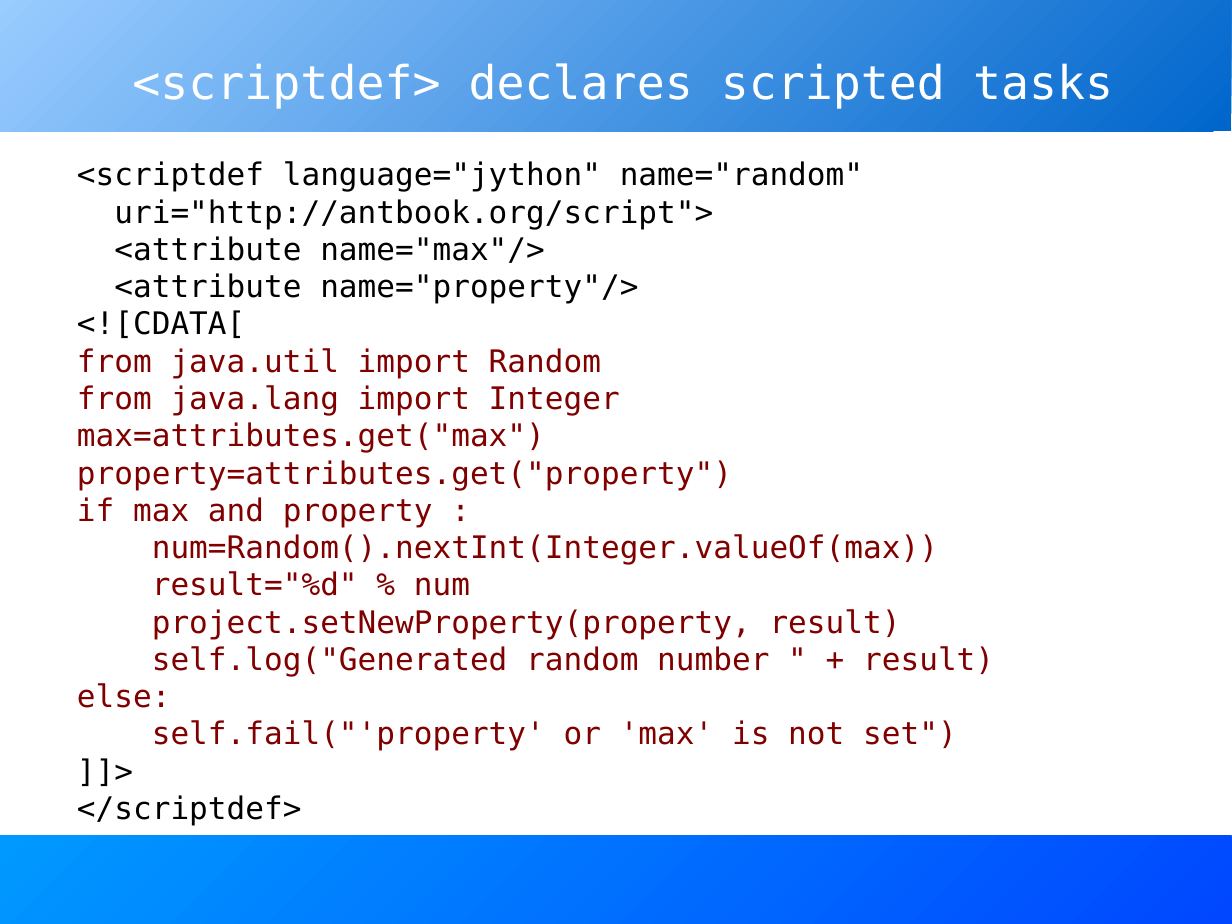
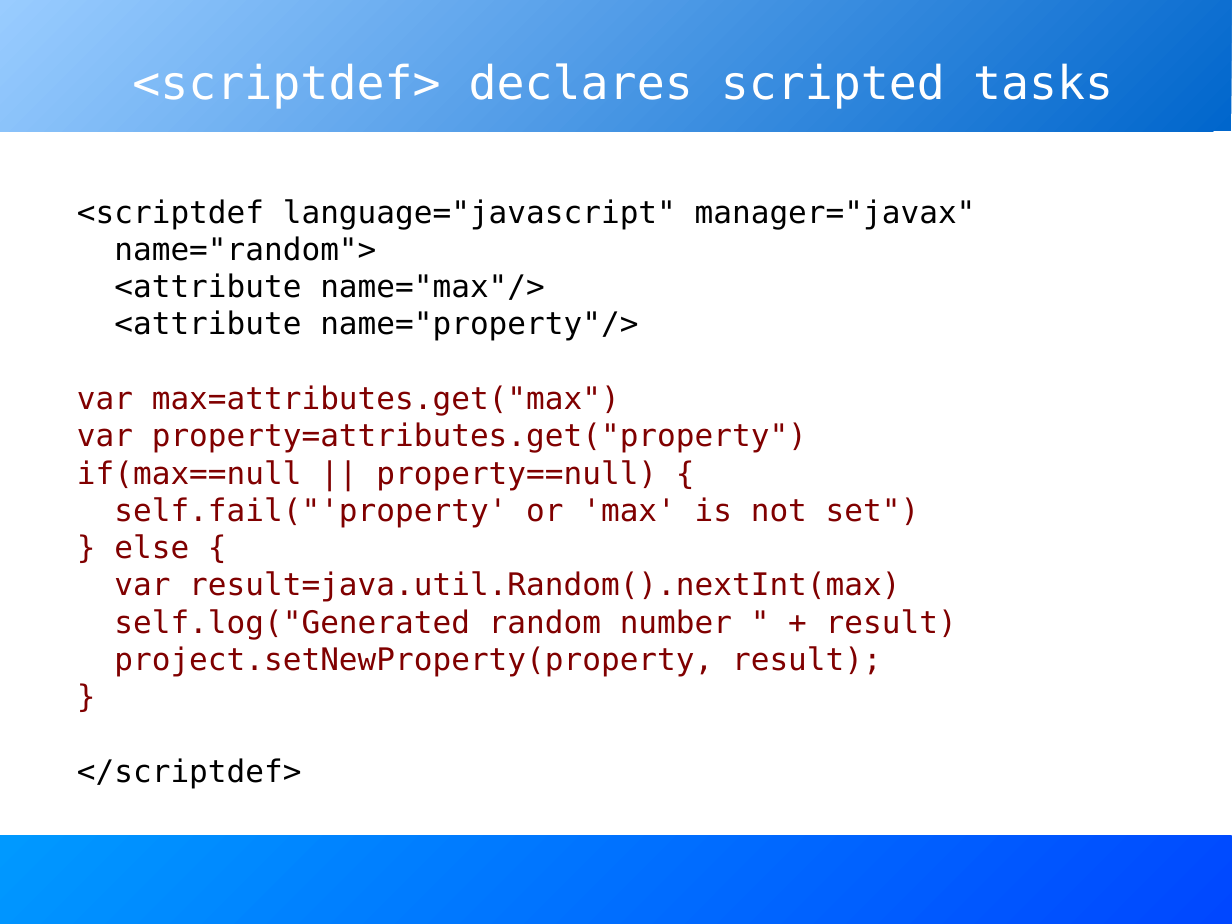
Before and after one commit to BeatrizTercero/repoSvnAnt, a slide deck: slide 6 of core/trunk/docs/slides/extending_ant.odp. Drawn at 1232x924 pixels with LibreOffice and Linux fonts; fonts in the diff are those of the drawing. Boxes give left, top, right and bottom in pixels: in the first picture for what was removed or moved away, otherwise in the second. Text is boxed around its words. In the diff, an @@ line names an element or a change of style, - is before the commit and + after.

```diff
--- a/core/trunk/docs/slides/extending_ant.odp
+++ b/core/trunk/docs/slides/extending_ant.odp
@@ text "<scriptdef language="javascript" manager="javax"": place and size @@
-text "<scriptdef language="javascript" manager="javax"" at <box>77,161,994,826</box>
+text "<scriptdef language="javascript" manager="javax"" at <box>77,199,976,788</box>
@@ text at <box>77,199,976,261</box>: text changed @@
-<scriptdef language="jython" name="random"
-uri="http://antbook.org/script">
+<scriptdef language="javascript" manager="javax"
+name="random">
@@ text at <box>77,385,920,602</box>: text changed @@
-<![CDATA[
-from java.util import Random
-from java.lang import Integer
-max=attributes.get("max")
-property=attributes.get("property")
-if max and property :
-num=Random().nextInt(Integer.valueOf(max))
-result="%d" % num
-project.setNewProperty(property, result)
+var max=attributes.get("max")
+var property=attributes.get("property")
+if(max==null || property==null) {
+self.fail("'property' or 'max' is not set")
+} else {
+var result=java.util.Random().nextInt(max)
@@ text at <box>114,646,882,677</box>: text changed @@
-else:
-self.fail("'property' or 'max' is not set")
-]]>
+project.setNewProperty(property, result);
+}
```
Also in this commit, not shown: 21 other slides changed, 1 slide added, 1 slide removed.
